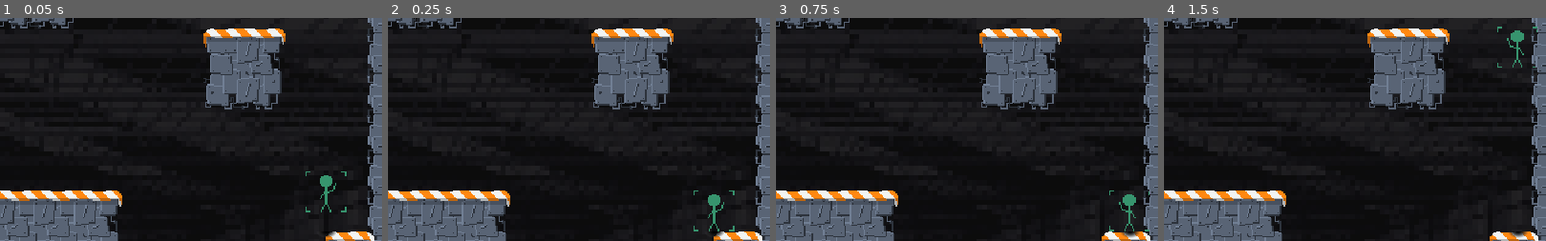
Above: before the commit, frames 1-4 (left to right).
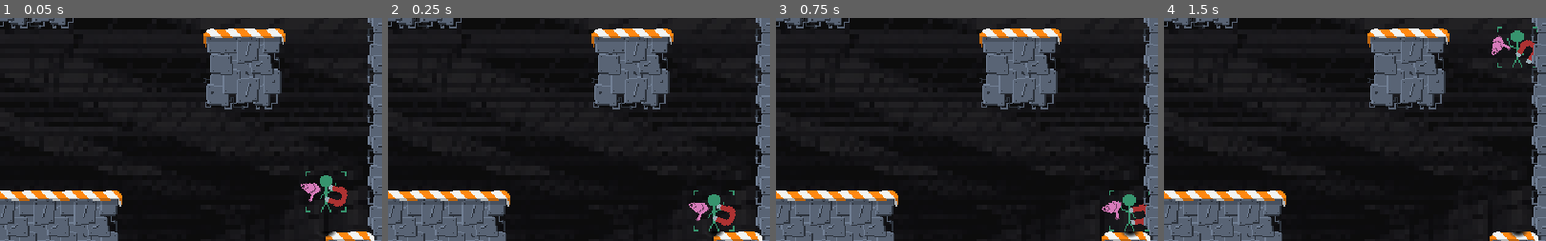
Above: after the commit, the same moments.

Repository: SanderVanhove/GDWJ-31
Game: Godot game, scene res://game.tscn
Same seed, same stepped clock (60 frames per second), same inputs: the game is played once before the commit and once after it.
Inputs (mouse positions are % of the whole screen's width and height, from its top left):
- Up to frame 1 (0.05 s): no input
- Up to frame 2 (0.25 s): no input
- Up to frame 3 (0.75 s): move the mouse to (45, 70) at 0.52 s; hold Right (ui_right) from 0.53 s (still down)
- Up to frame 4 (1.5 s): keep holding Right (ui_right); tap Up (ui_up) at 0.77 s; move the mouse to (80, 65) at 1.27 s
The pictures show only the part of the screen within x 50-100%, y 11-61%; the shares and areas given below are measured in that part.

The runs differ from the first frame. In frame 1, 0.5% of the frame differs, in the area x 78-91%, y 73-85%; in frame 2, 0.5%; in frame 3, 0.4%; in frame 4, 0.4%.

Commit message:
Fix skateboard a bit

Diff:
--- a/Game Jam Game/scenes/player.tscn
+++ b/Game Jam Game/scenes/player.tscn
@@ -22,17 +22,15 @@
 shape = SubResource( 1 )
 
 [node name="hairdryer" parent="." instance=ExtResource( 3 )]
-visible = false
 position = Vector2( -13.0097, 0.372025 )
 
 [node name="magnet" parent="." instance=ExtResource( 4 )]
-visible = false
 position = Vector2( 8.39597, 3.2542 )
 
 [node name="RayCast2D" type="RayCast2D" parent="."]
 position = Vector2( 0, 13 )
 enabled = true
-cast_to = Vector2( 0, 1000 )
+cast_to = Vector2( 0, 500 )
 
 [node name="Dropshadow" type="Sprite" parent="."]
 scale = Vector2( 0.2, 0.2 )
--- a/Game Jam Game/scenes/skateboard.tscn
+++ b/Game Jam Game/scenes/skateboard.tscn
@@ -17,5 +17,5 @@
 [node name="CollisionPolygon2D" type="CollisionPolygon2D" parent="Area2D"]
 position = Vector2( 3.1839, -0.889626 )
 scale = Vector2( 1.3, 1.3 )
-polygon = PoolVector2Array( -9.26233, -0.657602, 4.3161, -0.621586, 5.39661, 2.33181, -10.4149, 2.36783 )
+polygon = PoolVector2Array( -10.0547, -2.3504, 5.5767, -2.49447, 5.39661, 2.33181, -10.4149, 2.36783 )
 [connection signal="body_entered" from="Area2D" to="." method="_on_Area2D_body_entered"]
